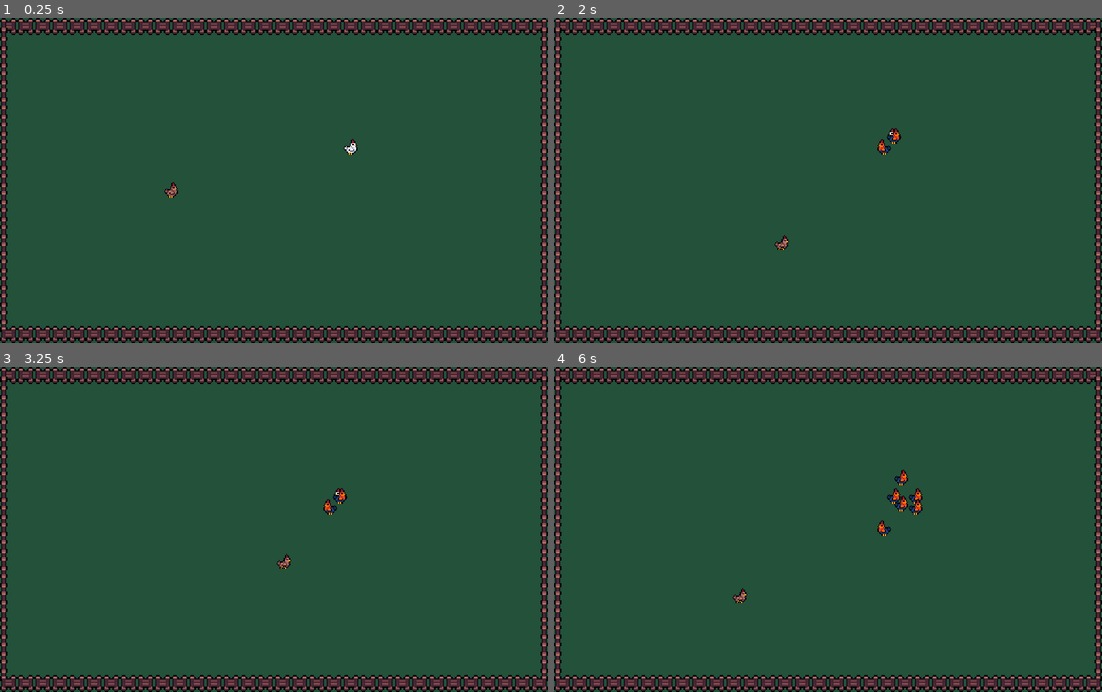
Above: before the commit, frames 1-4 (two rows, left to right).
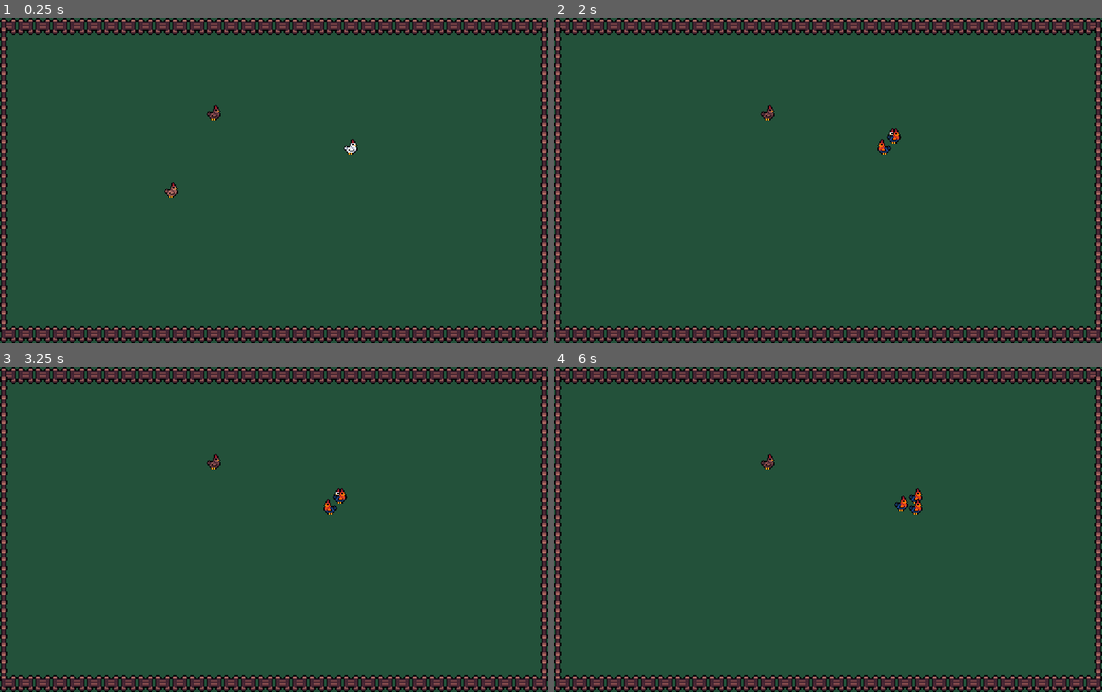
Above: after the commit, the same moments.

Repository: gtarsia/farm
Game: Godot game, scene res://Main.tscn
Same seed, same stepped clock (60 frames per second), same inputs: the game is played once before the commit and once after it.
Inputs:
- Up to frame 1 (0.25 s): no input
- Up to frame 2 (2 s): hold Right (ui_right) 0.53-1.28 s; hold Down (ui_down) from 1.28 s (still down)
- Up to frame 3 (3.25 s): release Down (ui_down) at 2.03 s; hold Right (ui_right) 2.03-2.78 s; hold Up (ui_up) from 2.78 s (still down)
- Up to frame 4 (6 s): release Up (ui_up) at 3.53 s; hold Left (ui_left) 3.53-5.03 s; hold Down (ui_down) 5.03-5.78 s; hold Right (ui_right) from 5.78 s (still down)

The runs differ from the first frame. In frame 1, less than 0.1% of the frame differs, in the area x 37-41%, y 26-32%; in frame 2, 0.1%; in frame 3, 0.1%; in frame 4, 0.4%, in the area x 32-65%, y 26-73%.

Commit message:
Add AIPsychoChicken

Diff:
--- a/World.tscn
+++ b/World.tscn
@@ -4,6 +4,7 @@
 [ext_resource path="res://art/Walls.tres" type="TileSet" id=2]
 [ext_resource path="res://entities/PlayerChicken.tscn" type="PackedScene" id=3]
 [ext_resource path="res://entities/chickens/breeder/AIBreeder.tscn" type="PackedScene" id=4]
+[ext_resource path="res://entities/chickens/psycho/AIPsychoChicken.tscn" type="PackedScene" id=5]
 
 [node name="Node2D" type="Node2D"]
 
@@ -24,3 +25,6 @@
 
 [node name="AIBreeder" parent="." instance=ExtResource( 4 )]
 position = Vector2( 328, 120 )
+
+[node name="PsychoChicken" parent="." instance=ExtResource( 5 )]
+position = Vector2( 200, 88 )
--- /dev/null
+++ b/entities/chickens/psycho/AIPsychoChicken.tscn
@@ -0,0 +1,12 @@
+[gd_scene load_steps=3 format=2]
+
+[ext_resource path="res://entities/Chicken.tscn" type="PackedScene" id=1]
+[ext_resource path="res://entities/chickens/psycho/Kill.tscn" type="PackedScene" id=2]
+
+[node name="AIPsychoChicken" instance=ExtResource( 1 )]
+
+[node name="Sprite" parent="." index="1"]
+region_rect = Rect2( 48, 192, 16, 64 )
+chicken_sprite = 3
+
+[node name="Kill" parent="." index="2" instance=ExtResource( 2 )]
--- /dev/null
+++ b/entities/chickens/psycho/Kill.gd
@@ -0,0 +1,25 @@
+extends Node
+
+var this: Chicken = null
+var target: Chicken = null
+
+func _ready():
+  this = get_parent()
+
+func _process(delta):
+  if (target):
+    kill()
+
+func kill():
+  target.queue_free()
+  target = null
+  $GoKillTimer.start()
+
+func _on_GoKillTimer_timeout():
+  var chickens = get_tree().get_nodes_in_group('chickens')
+  for chicken in chickens:
+    if(chicken != this):
+      target = chicken
+      break
+  # var vector = Vector2(30, 30)
+  # chicken.move_and_slide(vector * chicken.speed)
--- /dev/null
+++ b/entities/chickens/psycho/Kill.tscn
@@ -0,0 +1,12 @@
+[gd_scene load_steps=2 format=2]
+
+[ext_resource path="res://entities/chickens/psycho/Kill.gd" type="Script" id=1]
+
+[node name="Kill" type="Node"]
+script = ExtResource( 1 )
+
+[node name="GoKillTimer" type="Timer" parent="."]
+wait_time = 2.0
+one_shot = true
+autostart = true
+[connection signal="timeout" from="GoKillTimer" to="." method="_on_GoKillTimer_timeout"]
